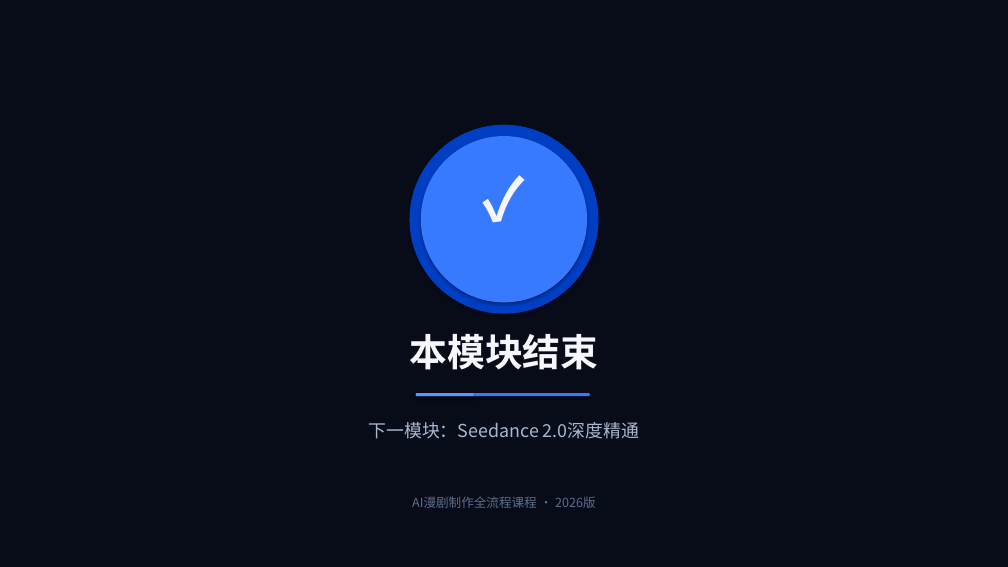
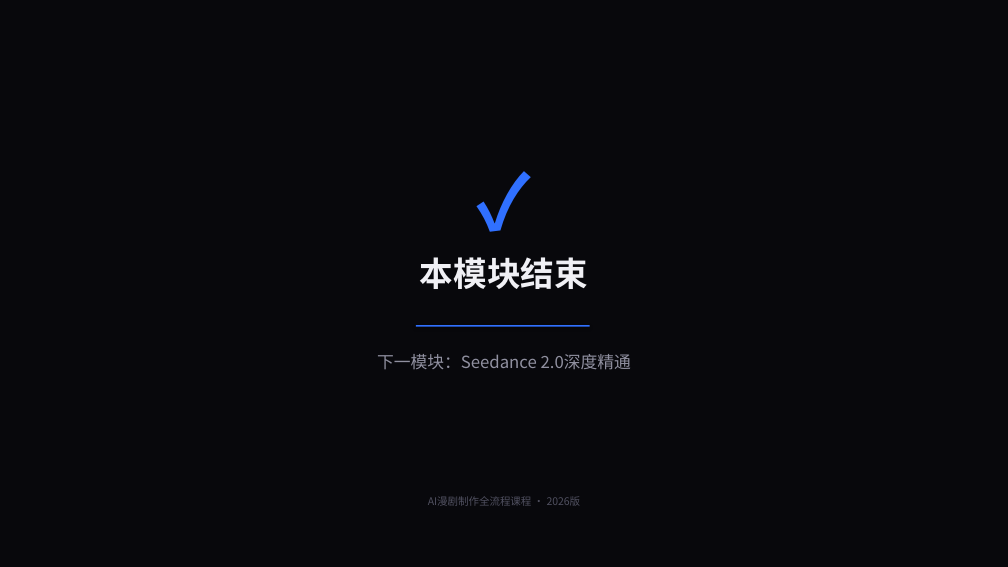
Before and after one commit to lichangjiang932-ship-it/ai-video-class, a slide deck: slide 12 of AI漫剧制作课程/PPT课件/模块06-可灵AI深度精通.pptx. Drawn at 1008x567 pixels with LibreOffice and Linux fonts; fonts in the diff are those of the drawing. Boxes give left, top, right and bottom in pixels: in the first picture for what was removed or moved away, otherwise in the second. Text is boxed around its words. In the diff, an @@ line names an element or a change of style, - is before the commit and + after.

```diff
--- a/AI漫剧制作课程/PPT课件/模块06-可灵AI深度精通.pptx
+++ b/AI漫剧制作课程/PPT课件/模块06-可灵AI深度精通.pptx
@@ background #080C18 to #08080C @@
@@ ellipse removed at (x1=410, y1=125, x2=599, y2=314) @@
@@ ellipse removed at (x1=421, y1=136, x2=588, y2=302) @@
@@ text "✓" moved from (x1=421, y1=159, x2=588, y2=272) to (x1=0, y1=151, x2=1008, y2=227) @@
@@ text "✓" at (x1=0, y1=151, x2=1008, y2=227): size 56 to 72 pt, text colour #F5F7FC to #3070FF @@
@@ text "本模块结束" moved from (x1=409, y1=334, x2=598, y2=370) to (x1=420, y1=257, x2=588, y2=289) @@
@@ text "本模块结束" at (x1=420, y1=257, x2=588, y2=289): size 36 to 32 pt, text colour #F5F7FC to #F0F0F5 @@
@@ rectangle moved from (x1=416, y1=393, x2=590, y2=396) to (x1=416, y1=325, x2=590, y2=327) @@
@@ rectangle at (x1=416, y1=325, x2=590, y2=327): fill #387AFF to #3070FF @@
@@ text "下一模块：Seedance 2.0深度精通" moved from (x1=368, y1=422, x2=639, y2=439) to (x1=377, y1=354, x2=631, y2=370) @@
@@ text "下一模块：Seedance 2.0深度精通" at (x1=377, y1=354, x2=631, y2=370): size 17 to 16 pt, text colour #A8B8D0 to #9090A0 @@
@@ rectangle removed at (x1=416, y1=393, x2=474, y2=396) @@
@@ text "AI漫剧制作全流程课程 · 2026版" at (x1=428, y1=496, x2=581, y2=506): size 12 to 10 pt, text colour #5C6E8A to #505060 @@
```
Also in this commit, not shown: 11 other slides changed, 18 other files.
